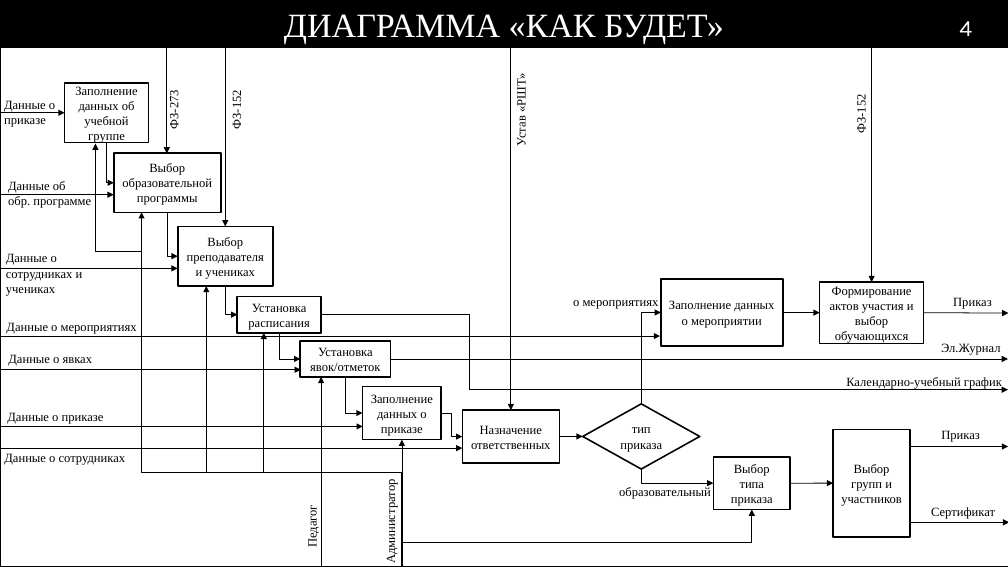
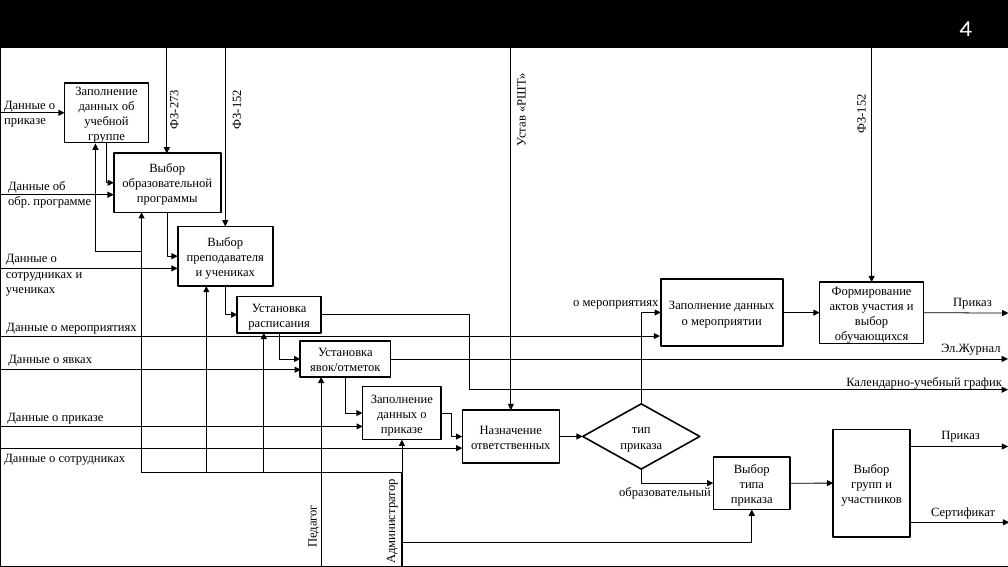
Before and after one commit to RAdKuzur/ASTU, a slide deck: slide 4 of Дипломная работа/Консультации Хоменко/Презентация v2.0.pptx. Drawn at 1008x567 pixels with LibreOffice and Linux fonts; fonts in the diff are those of the drawing; background and template pictures are left out. Boxes give left, top, right and bottom in pixels: in the first picture for what was removed or moved away, otherwise in the second. Text is boxed around its words. In the diff, an @@ line names an element or a change of style, - is before the commit and + after.

```diff
--- a/Дипломная работа/Консультации Хоменко/Презентация v2.0.pptx
+++ b/Дипломная работа/Консультации Хоменко/Презентация v2.0.pptx
@@ title removed at (284, 14, 724, 44) @@
-ДИАГРАММА «КАК БУДЕТ»
```
Also in this commit, not shown: 2 other files.
